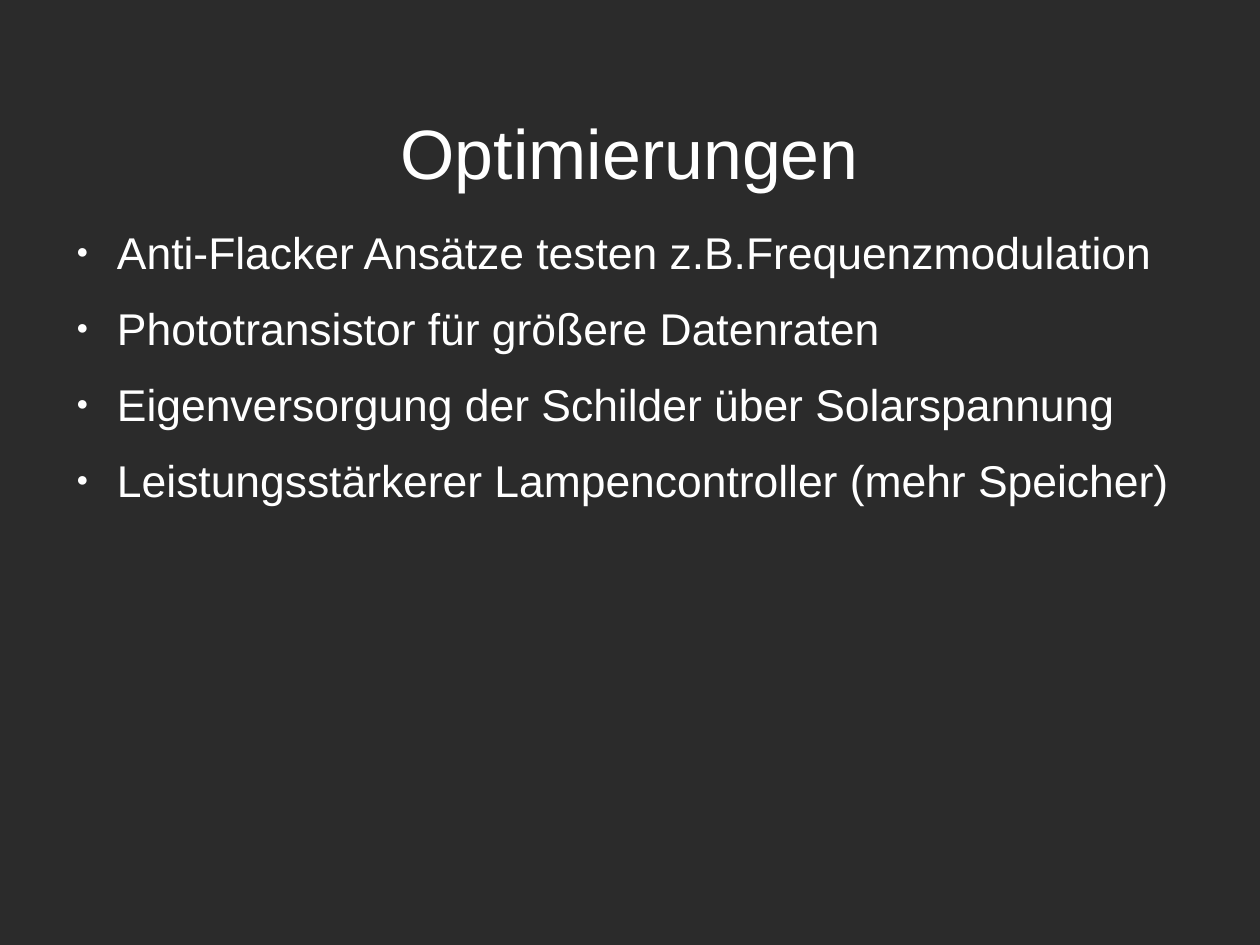
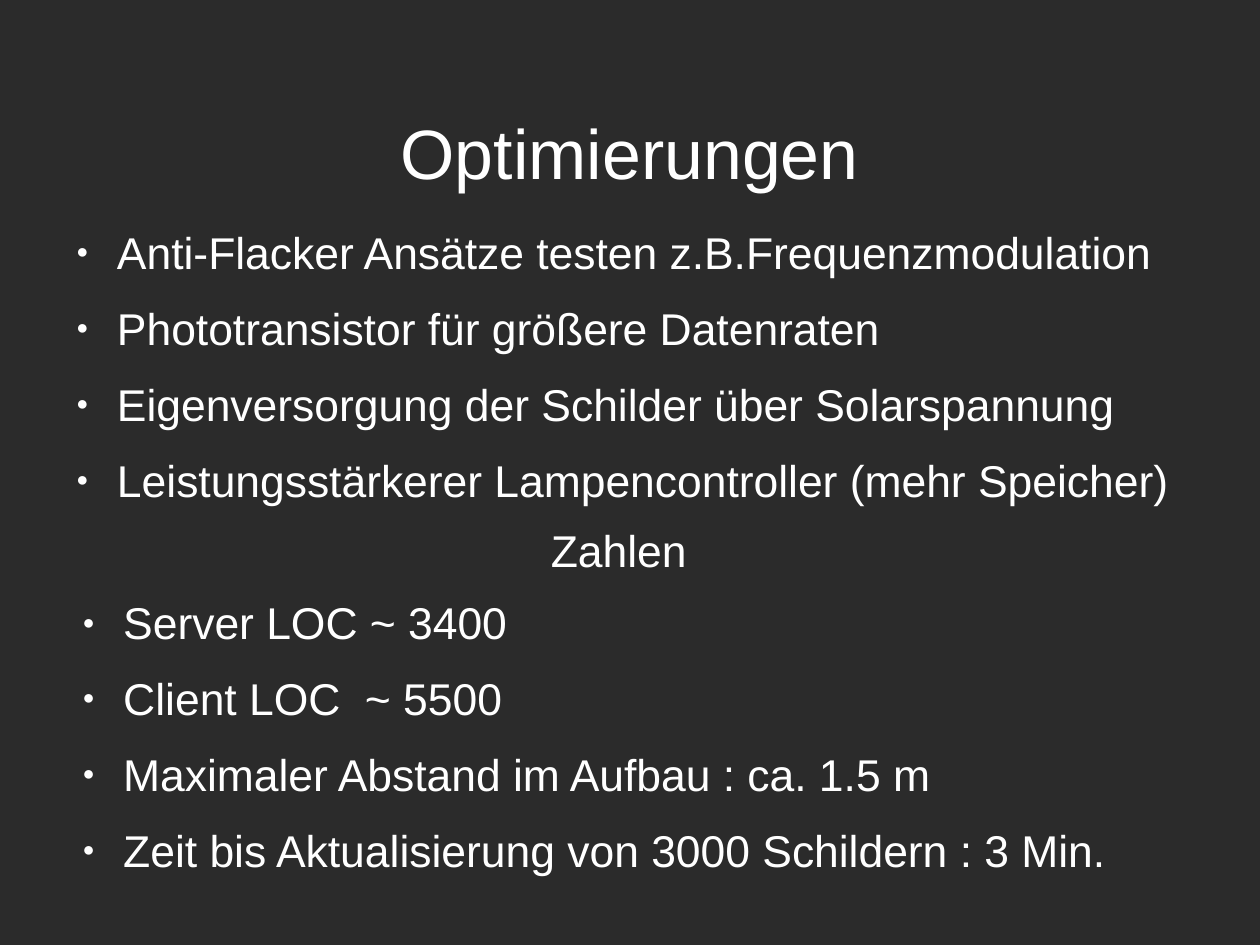
Before and after one commit to Niondir/rika-led, a slide deck: slide 6 of präsentation 3/part 2/p2-pr3.odp (slide 7 before the commit). Drawn at 1260x945 pixels with LibreOffice and Linux fonts; fonts in the diff are those of the drawing; background and template pictures are left out; a plain dark background stands for a picture behind light text. Boxes give left, top, right and bottom in pixels: in the first picture for what was removed or moved away, otherwise in the second. Text is boxed around its words. In the diff, an @@ line names an element or a change of style, - is before the commit and + after.

```diff
--- a/präsentation 3/part 2/p2-pr3.odp
+++ b/präsentation 3/part 2/p2-pr3.odp
@@ text added at (x1=551, y1=534, x2=687, y2=568), 28 pt, text #FFFFFF @@
+Zahlen
@@ text added at (x1=123, y1=608, x2=1105, y2=876), 28 pt, text #FFFFFF @@
+● Server LOC ~ 3400
+● Client LOC ~ 5500
+● Maximaler Abstand im Aufbau : ca. 1.5 m
+● Zeit bis Aktualisierung von 3000 Schildern : 3 Min.
```
Also in this commit, not shown: 1 slide removed, 1 other file.
